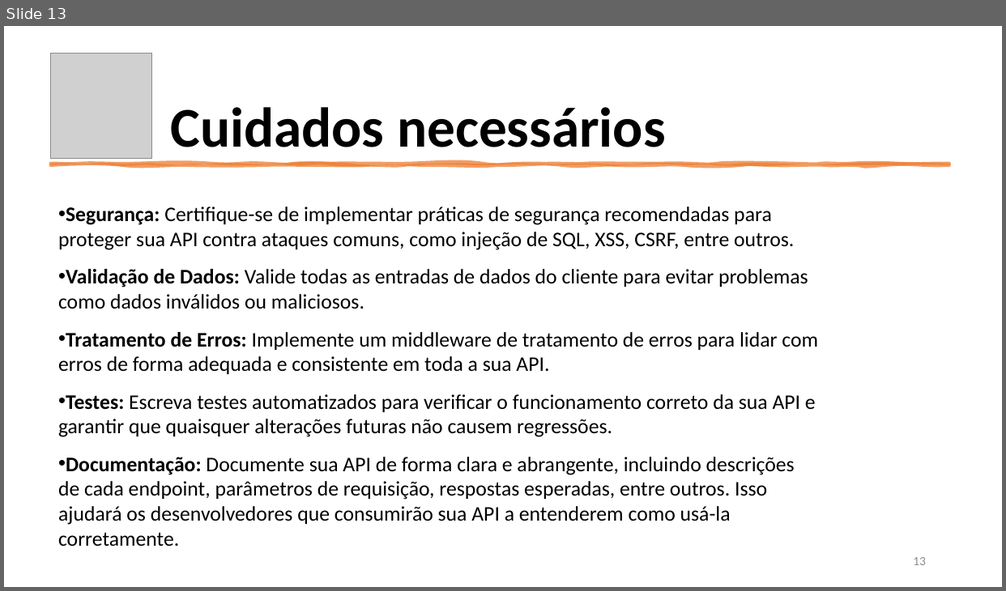
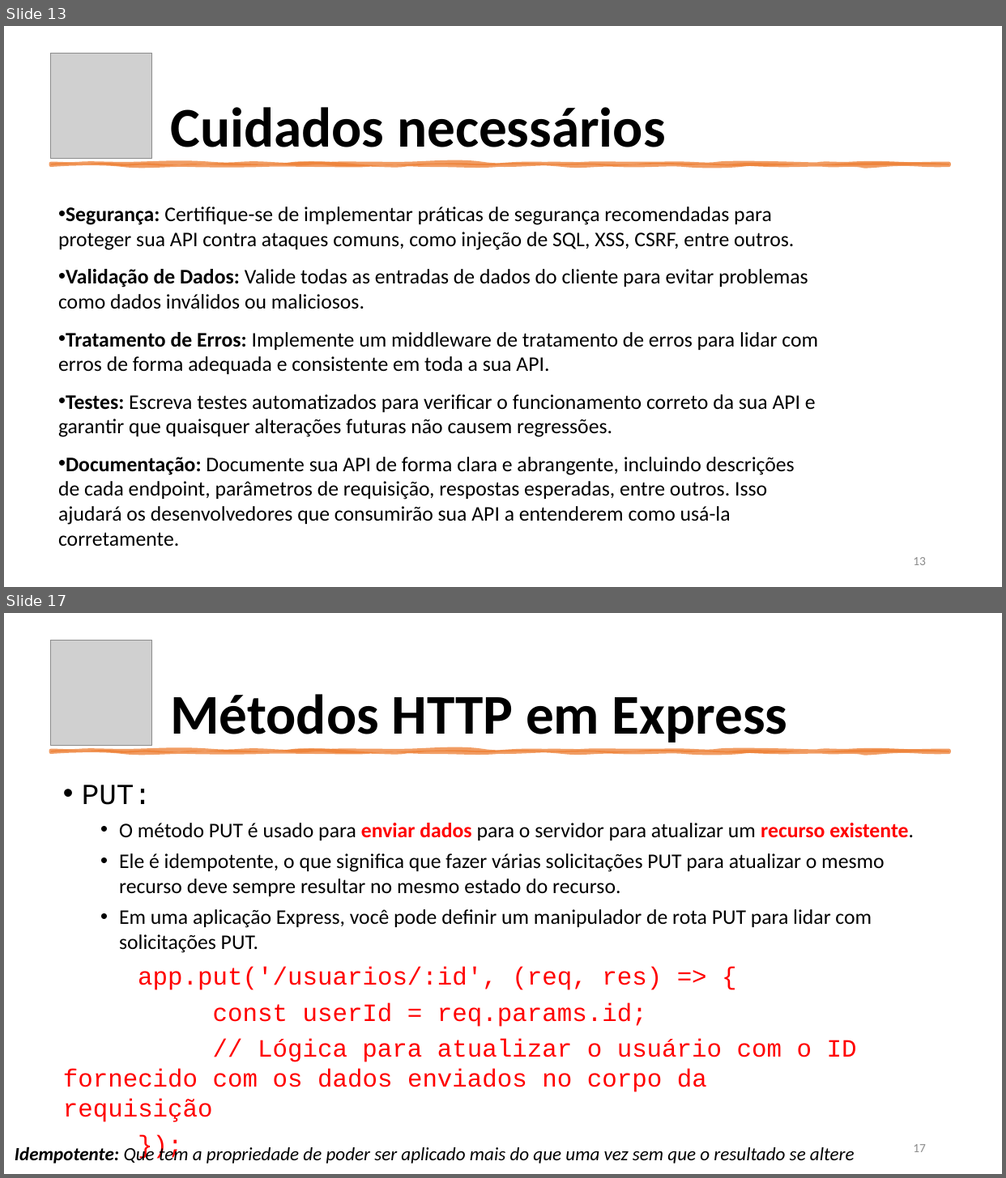
Before and after one commit to aclaytonbr/cursos, a slide deck: API/aulas/parte2/aula9/introducao_express.pptx. Shown one above the other, each under a label of ours: slide 13 before the commit, slides 13 and 17 after it; the slides between them are not shown. The pictures are 1006x591 and 1006x1178 pixels, drawn with LibreOffice and Linux fonts; fonts in the diff are those of the drawing; grey boxes stand for pictures. Boxes give left, top, right and bottom in pixels: in the first picture for what was removed or moved away, otherwise in the second. Text is boxed around its words. In the diff, an @@ line names an element or a change of style, - is before the commit and + after.

```diff
--- a/API/aulas/parte2/aula9/introducao_express.pptx
+++ b/API/aulas/parte2/aula9/introducao_express.pptx
@@ slide 17 added at [4,613,1002,1174], background #FFFFFF @@
@@ picture added at [51,640,152,746] @@
@@ title added at [170,694,788,747], 54 pt, text #000000, bold @@
+Métodos HTTP em Express
@@ freeform shape added at [51,751,949,752], fill #ED7D31 at 75% opacity, outline #ED7D31 3.5 pt @@
@@ text added at [63,785,914,1122], 20 pt, text #000000 @@
+• PUT:
+  • O método PUT é usado para enviar dados para o servidor para atualizar um recurso existente.
+  • Ele é idempotente, o que significa que fazer várias solicitações PUT para atualizar o mesmo recurso deve sempre resultar no mesmo estado do recurso.
+  • Em uma aplicação Express, você pode definir um manipulador de rota PUT para lidar com solicitações PUT.
+app.put('/usuarios/:id', (req, res) => {
+const userId = req.params.id;
+// Lógica para atualizar o usuário com o ID fornecido com os dados enviados no corpo da requisição
+});
@@ text added at [15,1144,854,1164], 18 pt, text #000000, italic @@
+Idempotente: Que tem a propriedade de poder ser aplicado mais do que uma vez sem que o resultado se altere
@@ page number added at [913,1144,926,1152], 12 pt, text #8C8C8C @@
+17
```
Also in this commit, not shown: 2 slides changed, 17 other slides added, 19 other files.
